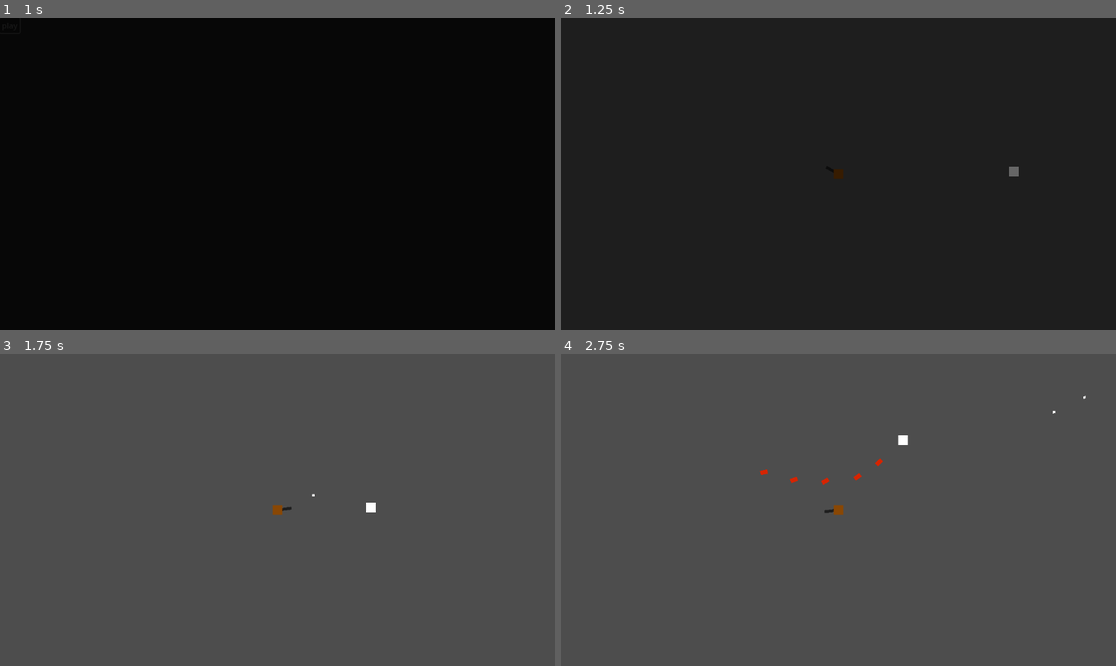
Above: before the commit, frames 1-4 (two rows, left to right).
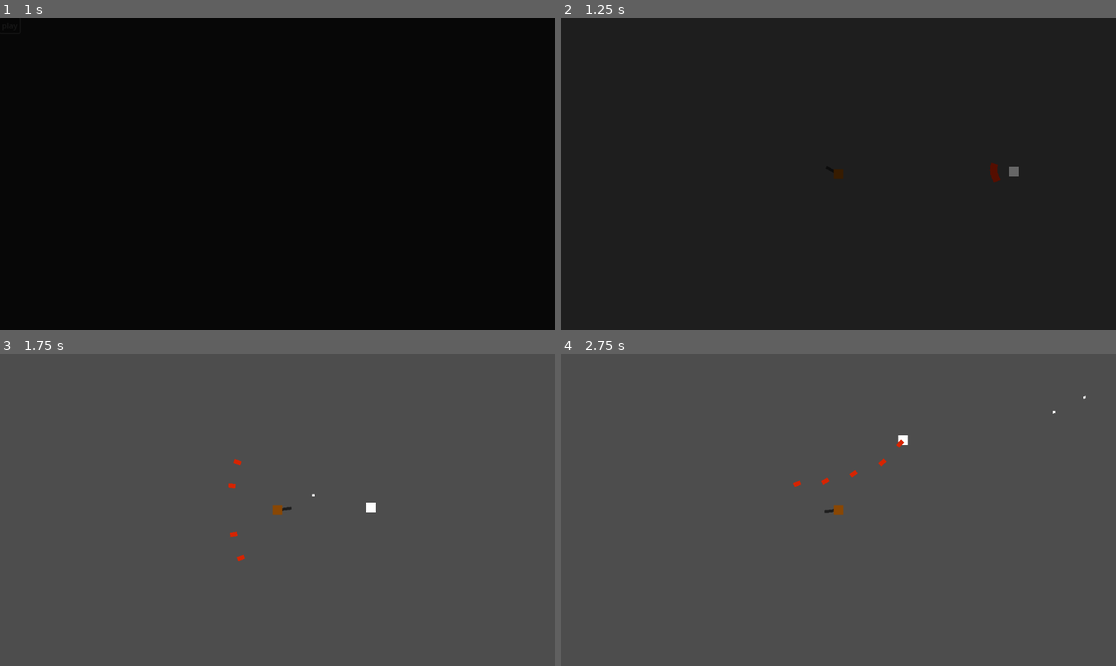
Above: after the commit, the same moments.

Repository: zBoca/Shaped-By-Failure
Game: Godot game, scene res://menus/titleScreen/titleScreen.tscn
The game is run twice, just before and just after one commit, with the same random seed, the same clock (stepped at 60 frames per second) and the same inputs. The engine's default icon, where the game draws it, is replaced by a stand-in: a white triangle on a blue panel in a dark square.
Inputs (mouse positions are in pixels of both pictures, inside the frame that each line leads up to):
- Up to frame 1 (1 s): click "play" at 0.5 s
- Up to frame 2 (1.25 s): no input
- Up to frame 3 (1.75 s): move the mouse to (399, 494) at 1.27 s; press the mouse at (399, 494) at 1.28 s; hold D (right) from 1.28 s (still down); tap Shift (dash) at 1.35 s
- Up to frame 4 (2.75 s): move the mouse to (727, 525) at 2.02 s; release D (right) at 2.03 s; release the mouse at (727, 525) at 2.03 s; hold S (down) from 2.03 s (still down); click (727, 525) at 2.1 s; tap Shift (dash) at 2.3 s

Frame 1 is identical in both runs. In frame 2, less than 0.1% of the frame differs, in the area x 77-80%, y 46-53%; in frame 3, less than 0.1%; in frame 4, 0.2%, in the area x 35-62%, y 27-43%.

Commit message:
5/11/2024 8:03PM

Diff:
--- a/bullet-jam-game/entities/bulletPatterns/shotgun.tscn
+++ b/bullet-jam-game/entities/bulletPatterns/shotgun.tscn
@@ -23,3 +23,7 @@
 [node name="5" type="Marker2D" parent="."]
 position = Vector2(2, -1)
 rotation = 0.349066
+
+[node name="timeBefore" type="Timer" parent="."]
+wait_time = 0.1
+one_shot = true
--- a/bullet-jam-game/entities/bulletPatterns/shotgunController.gd
+++ b/bullet-jam-game/entities/bulletPatterns/shotgunController.gd
@@ -1,6 +1,7 @@
 extends Node2D
 
 @onready var bulletScene = preload("res://entities/enemies/enemyBullet.tscn")
+@onready var timeBefore = $timeBefore
 @onready var spawn1 = $"1"
 @onready var spawn2 = $"2"
 @onready var spawn3 = $"3"
@@ -11,6 +12,9 @@
 	look_at(get_parent().get_parent().get_node("Player").global_position)
 
 func shoot() -> void:
+	timeBefore.start()
+	await timeBefore.timeout
+
 	var bullet = bulletScene.instantiate()
 	get_parent().get_parent().add_child(bullet)
 	bullet.rotation = spawn1.global_rotation
--- a/bullet-jam-game/entities/player/playerController.gd
+++ b/bullet-jam-game/entities/player/playerController.gd
@@ -11,10 +11,15 @@
 var hasIFrames := false
 
 var nerfOptions : Dictionary = {
-	1 : ["10% less max health"],
-	2 : ["10% longer dash cooldown"],
-	3 : ["Enemies have 10% more health"],
-	4 : ["Enemies shoot 10% faster"]
+	1 : ["", "20% less max health", "res://icon.svg"],
+	2 : ["", "Dash Cooldown is 20% longer", "res://icon.svg"],
+	3 : ["", "Enemies have 20% more health", "res://icon.svg"],
+	4 : ["", "Enemies fire rate is 20% faster", "res://icon.svg"],
+	5 : ["", "Dash Distance is 20% less", "res://icon.svg"],
+	6 : ["", "Enemy bullets are 20% larger", "res://icon.svg"],
+	7 : ["", "Your fire rate is 20% slower", "res://icon.svg"],
+	8 : ["", "Enemy Bullets move 20% faster", "res://icon.svg"],
+	9 : ["", "Your movement is 20% slower", "res://icon.svg"]
 }
 
 var hp = 5
@@ -59,5 +64,26 @@
 		die()
 
 @onready var deathNerfChooser = $"CanvasLayer/Death Nerf Chooser"
+@onready var nerf1 = $"CanvasLayer/Death Nerf Chooser/Option1"
+@onready var nerf2 = $"CanvasLayer/Death Nerf Chooser/Option2"
+@onready var nerf3 = $"CanvasLayer/Death Nerf Chooser/Option3"
+var option1
+var option2
+var option3
 func die():
+	option1 = randi_range(1, 9)
+	option2 = randi_range(1, 9)
+	option3 = randi_range(1, 9)
+	while option2 == option1:
+		option2 = randi_range(0, 8)
+	while option3 == option2 or option3 == option1:
+		option3 = randi_range(0, 8)
+
+	nerf1.get_node("Sprite2D").texture = load(nerfOptions[option1][2])
+	nerf1.get_node("RichTextLabel").text = nerfOptions[option1][0] + "\n\n\n" + nerfOptions[option1][1]
+	nerf2.get_node("Sprite2D").texture = load(nerfOptions[option2][2])
+	nerf2.get_node("RichTextLabel").text = nerfOptions[option2][0] + "\n\n\n" + nerfOptions[option2][1]
+	nerf3.get_node("Sprite2D").texture = load(nerfOptions[option3][2])
+	nerf3.get_node("RichTextLabel").text = nerfOptions[option3][0] + "\n\n\n" + nerfOptions[option3][1]
+
 	deathNerfChooser.show()
